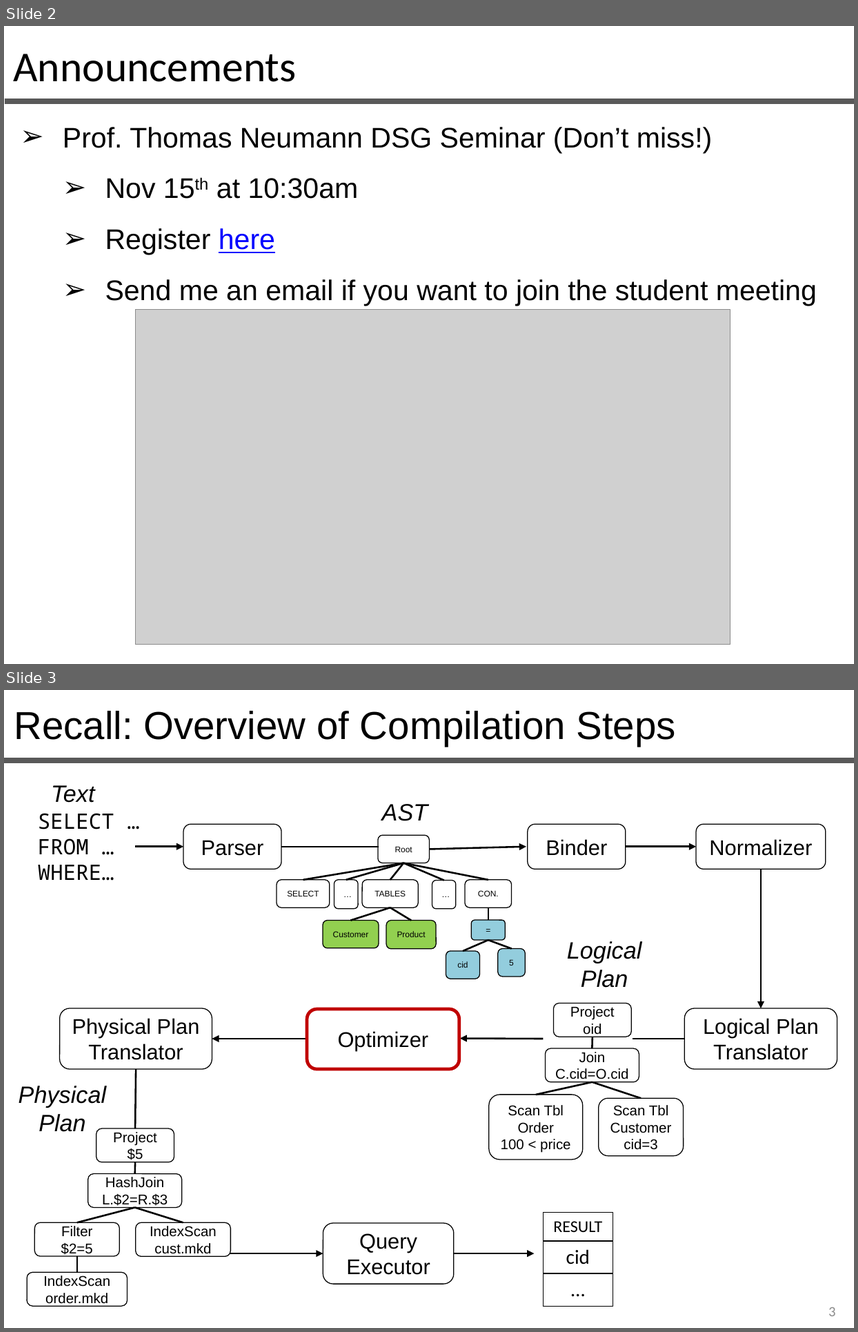
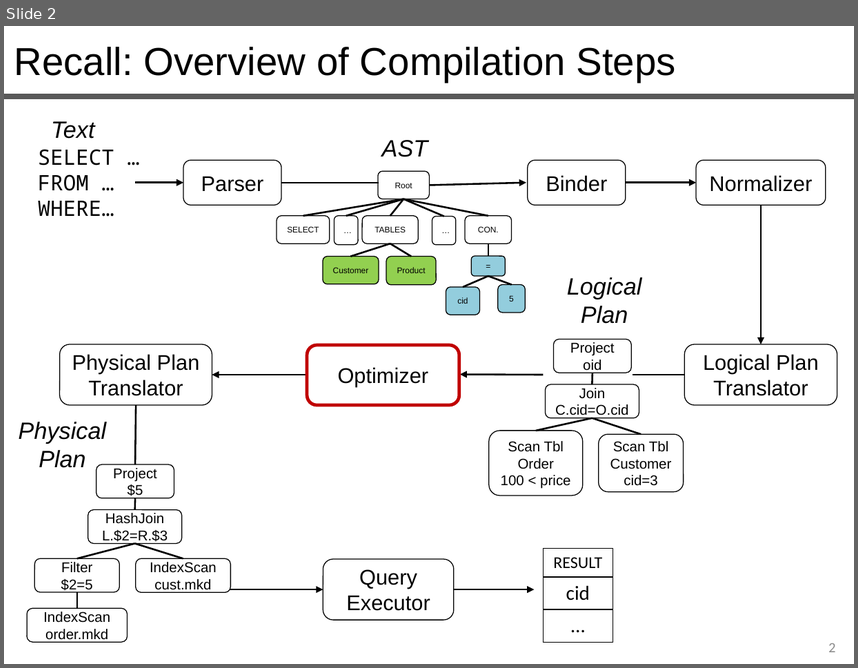
Before and after one commit to queryproc/slides, a slide deck: 15-16-query-optimization.pptx. Shown one above the other, each under a label of ours: slides 2 and 3 before the commit, slide 2 after it. The pictures are 858x1332 and 858x668 pixels, drawn with LibreOffice and Linux fonts; fonts in the diff are those of the drawing; grey boxes stand for pictures. Boxes give left, top, right and bottom in pixels: in the first picture for what was removed or moved away, otherwise in the second. Text is boxed around its words. In the diff, an @@ line names an element or a change of style, - is before the commit and + after.

```diff
--- a/15-16-query-optimization.pptx
+++ b/15-16-query-optimization.pptx
@@ slide 2 removed at <box>4,26,854,664</box>, background #FFFFFF @@
@@ text removed at <box>13,54,296,82</box> @@
-Announcements
@@ line removed from (5, 101) to (854, 101) @@
@@ text removed at <box>63,127,817,306</box> @@
-➢ Prof. Thomas Neumann DSG Seminar (Don’t miss!)
-  ➢ Nov 15th at 10:30am
-  ➢ Register here
-  ➢ Send me an email if you want to join the student meeting
@@ picture removed at <box>136,309,731,644</box> @@
@@ what was slide 3 is now slide 2 @@
@@ page number at <box>829,643,835,652</box>: text changed @@
-3
+2
```
Also in this commit, not shown: 9 slides changed, 4 slides added, 1 other file.
